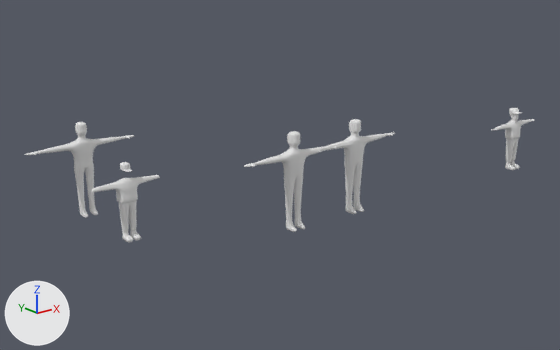
An edit to the Blender file blender/human.blend, drawn before and after from the same camera.
Before and after are seen from a 50 mm lens placed at (-20.65, -13.93, 7.2), pointed at (-7.28, 2.78, 0.52). Lighting does not change. The marker at lower left points along +X, +Y and +Z.

Names of what the first picture shows: 'Cube.001', 'Cube.002', 'Cube.003', 'Cube.004', 'Pants.001', 'boot_L.001', 'boot_R.001', 'jacket.001'.
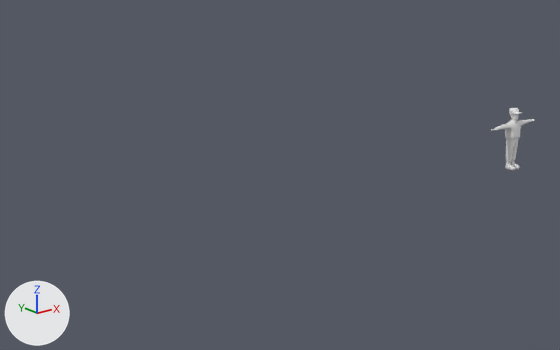
Commit message: chore: delete old geometry references in human blender

Location of each change, [x1, y1, x2, y2] in pixels of the pictures (560 x 350 px):
```json
{"object": "Cube.001", "change": "deleted", "before": [244, 131, 337, 232]}
{"object": "Cube.004", "change": "deleted", "before": [25, 122, 134, 218]}
{"object": "Cube.003", "change": "deleted", "before": [318, 119, 395, 214]}
{"object": "jacket.001", "change": "deleted", "before": [91, 175, 160, 204]}
{"object": "Pants.001", "change": "deleted", "before": [119, 201, 137, 233]}
{"object": "Cube.002", "change": "deleted", "before": [120, 162, 132, 172]}
{"object": "boot_L.001", "change": "deleted", "before": [130, 229, 141, 240]}
{"object": "boot_R.001", "change": "deleted", "before": [122, 232, 133, 243]}
```

The change, as JSON lines over the scene's bpy script:
```json
{"op": "remove", "block": "ob_cube_001", "code": ["ob_cube_001 = bpy.data.objects.new('Cube.001', me_cube_015)", "ob_cube_001.location = (-8.71, 0.45, 1.42)", "ob_cube_001.scale = (0.288, 0.137, 0.56)", "_m = ob_cube_001.modifiers.new('Mirror', 'MIRROR')", "_m = ob_cube_001.modifiers.new('Subdivision', 'SUBSURF')"]}
{"op": "remove", "block": "ob_cube_003", "code": ["ob_cube_003 = bpy.data.objects.new('Cube.003', me_cube_016)", "ob_cube_003.location = (-6.62, 0.45, 1.42)", "ob_cube_003.scale = (0.288, 0.137, 0.56)"]}
{"op": "remove", "block": "ob_cube_004", "code": ["ob_cube_004 = bpy.data.objects.new('Cube.004', me_cube_017)", "ob_cube_004.location = (-12.39, 4.7, 1.42)", "ob_cube_004.scale = (0.288, 0.137, 0.56)", "_m = ob_cube_004.modifiers.new('Subdivision', 'SUBSURF')"]}
{"op": "remove", "block": "ob_pants_001", "code": ["ob_pants_001 = bpy.data.objects.new('Pants.001', me_cube_011)", "ob_pants_001.location = (-12.39, 2.34, 1.08)", "ob_pants_001.scale = (0.0861, 0.0861, 0.0861)", "_m = ob_pants_001.modifiers.new('Subdivision', 'SUBSURF')"]}
{"op": "remove", "block": "ob_boot_l_001", "code": ["ob_boot_l_001 = bpy.data.objects.new('boot_L.001', me_cube_012)", "ob_boot_l_001.location = (-12.28, 2.32, 0.05)", "ob_boot_l_001.scale = (0.0495, 0.0495, 0.0495)", "_m = ob_boot_l_001.modifiers.new('Subdivision', 'SUBSURF')"]}
{"op": "remove", "block": "ob_boot_r_001", "code": ["ob_boot_r_001 = bpy.data.objects.new('boot_R.001', me_cube_013)", "ob_boot_r_001.location = (-12.5, 2.32, 0.05)", "ob_boot_r_001.scale = (0.0495, 0.0495, 0.0495)", "_m = ob_boot_r_001.modifiers.new('Subdivision', 'SUBSURF')"]}
{"op": "remove", "block": "ob_jacket_001", "code": ["ob_jacket_001 = bpy.data.objects.new('jacket.001', me_cube_018)", "ob_jacket_001.location = (-12.4, 2.34, 1.54)", "ob_jacket_001.scale = (0.0865, 0.132, 0.107)", "_m = ob_jacket_001.modifiers.new('Subdivision', 'SUBSURF')"]}
{"op": "remove", "block": "ob_cube_002", "code": ["ob_cube_002 = bpy.data.objects.new('Cube.002', me_cube_019)", "ob_cube_002.location = (-12.39, 2.34, 1.84)", "ob_cube_002.scale = (-0.0961, -0.0951, -0.0783)", "_m = ob_cube_002.modifiers.new('Subdivision', 'SUBSURF')"]}
```
